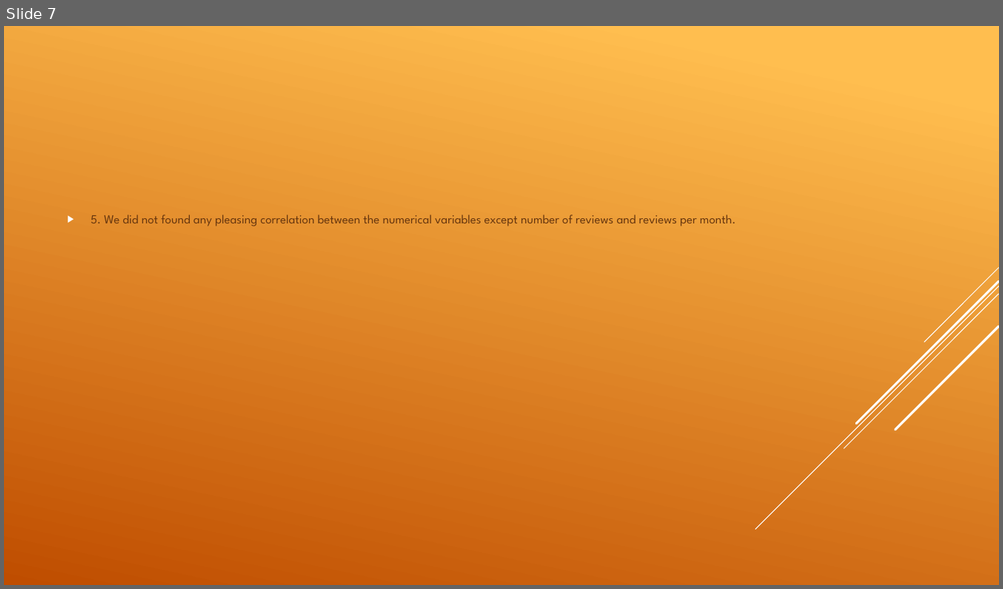
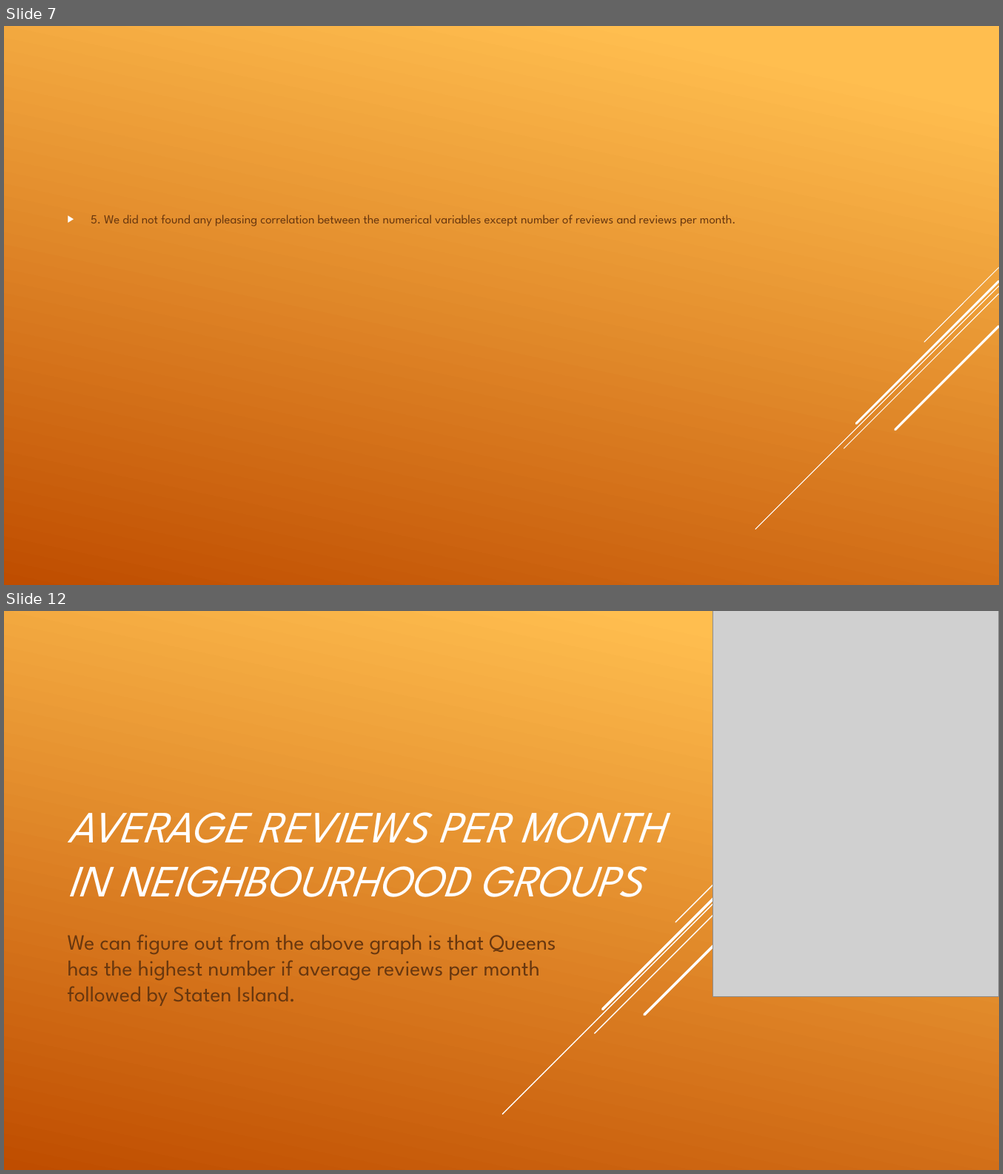
Before and after one commit to Sandipan0303/Airbnb-Analysis, a slide deck: EDA CAPSTONE PROJECT.pptx. Shown one above the other, each under a label of ours: slide 7 before the commit, slides 7 and 12 after it; the slides between them are not shown. The pictures are 1003x589 and 1003x1174 pixels, drawn with LibreOffice and Linux fonts; fonts in the diff are those of the drawing; grey boxes stand for pictures. Boxes give left, top, right and bottom in pixels: in the first picture for what was removed or moved away, otherwise in the second. Text is boxed around its words. In the diff, an @@ line names an element or a change of style, - is before the commit and + after.

```diff
--- a/EDA CAPSTONE PROJECT.pptx
+++ b/EDA CAPSTONE PROJECT.pptx
@@ slide 12 added at (x1=4, y1=611, x2=999, y2=1170), background gradient #FFBF50 to #C04D00 @@
@@ line added from (999, 618) to (503, 1115), #FFFFFF 1 pt @@
@@ line added from (999, 629) to (595, 1034), #FFFFFF 1 pt @@
@@ line added from (999, 614) to (603, 1009), #FFFFFF 2.5 pt @@
@@ line added from (986, 612) to (675, 923), #FFFFFF 1 pt @@
@@ picture added at (x1=713, y1=611, x2=999, y2=997) @@
@@ line added from (999, 661) to (644, 1015), #FFFFFF 2.5 pt @@
@@ title added at (x1=68, y1=812, x2=664, y2=897), 43.2 pt, text #FFFFFF, italic @@
+AVERAGE REVIEWS PER MONTH IN NEIGHBOURHOOD GROUPS
@@ subtitle added at (x1=68, y1=934, x2=555, y2=1006), 21 pt, text #68380F @@
+We can figure out from the above graph is that Queens has the highest number if average reviews per month followed by Staten Island.
```
Also in this commit, not shown: 14 other slides added.
